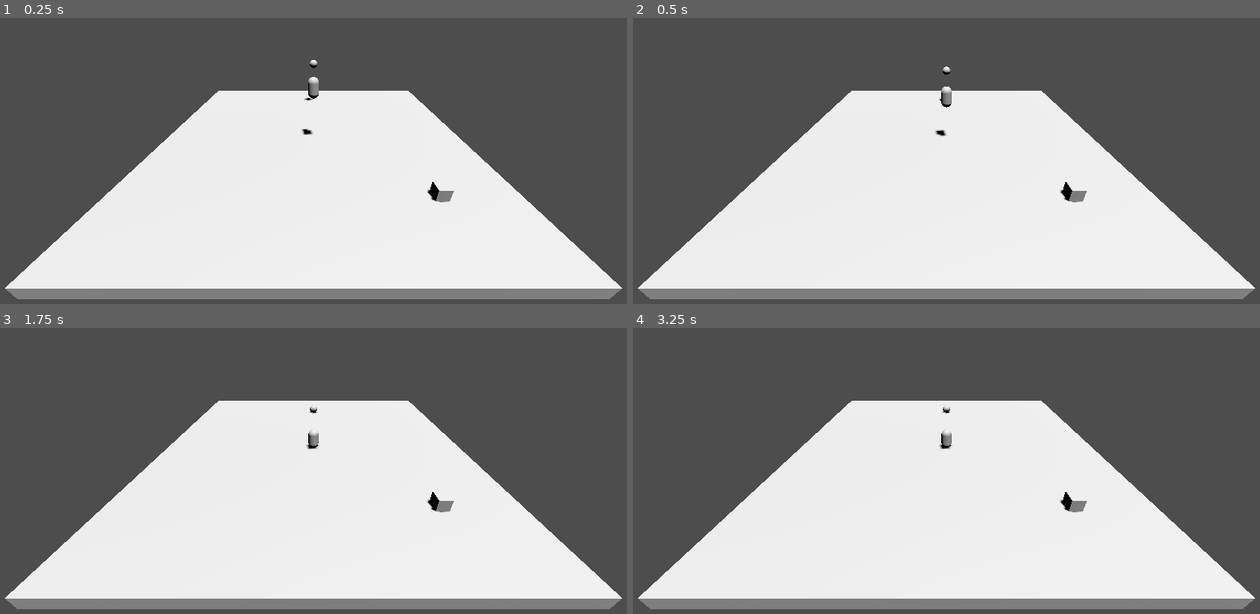
Above: before the commit, frames 1-4 (two rows, left to right).
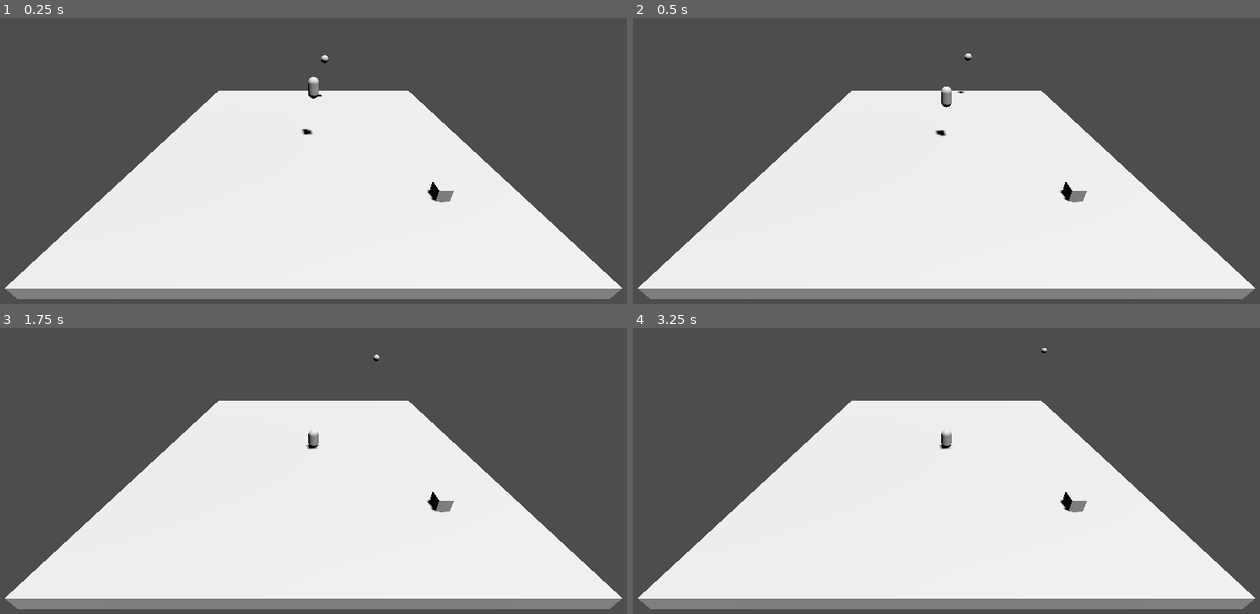
Above: after the commit, the same moments.

Repository: Mxckx9772/dos
Game: Godot game, scene res://main.tscn
Same seed, same stepped clock (60 frames per second), same inputs: the game is played once before the commit and once after it.
Inputs:
- Up to frame 1 (0.25 s): no input
- Up to frame 2 (0.5 s): no input
- Up to frame 3 (1.75 s): tap Enter at 1.25 s
- Up to frame 4 (3.25 s): tap Space at 2 s

The runs differ from the first frame. In frame 1, less than 0.1% of the frame differs, in the area x 48-53%, y 12-29%; in frame 2, less than 0.1%; in frame 3, less than 0.1%; in frame 4, less than 0.1%.

Commit message:
Teacher initial code

Diff:
--- a/environment.gd
+++ b/environment.gd
@@ -3,7 +3,7 @@
 var currentEnvironment: GameEnvironment
 
 func _ready() -> void:
-	GameEnvironment.new()
+	currentEnvironment = GameEnvironment.new()
 
 func getEnvironment() -> GameEnvironment:
 	return currentEnvironment
--- a/main.tscn
+++ b/main.tscn
@@ -1,10 +1,11 @@
-[gd_scene load_steps=6 format=3 uid="uid://bmcapnif4nk2y"]
+[gd_scene load_steps=7 format=3 uid="uid://bmcapnif4nk2y"]
 
 [ext_resource type="Script" path="res://environment.gd" id="1_dedoq"]
 [ext_resource type="PackedScene" uid="uid://0wbuo5g51k3a" path="res://classroom.tscn" id="1_ndxd6"]
 [ext_resource type="PackedScene" uid="uid://mh7eybemsg8x" path="res://kid.tscn" id="1_pegt1"]
 [ext_resource type="PackedScene" uid="uid://bp2igvvldfdq4" path="res://teacher.tscn" id="2_dfl5x"]
 [ext_resource type="PackedScene" uid="uid://coetk3tws4bx3" path="res://candy.tscn" id="4_4a0si"]
+[ext_resource type="Script" path="res://teacher.gd" id="5_u775c"]
 
 [node name="Main" type="Node3D"]
 
@@ -26,6 +27,7 @@
 
 [node name="Teacher" parent="." instance=ExtResource("2_dfl5x")]
 transform = Transform3D(1, 0, 0, 0, 1, 0, 0, 0, 1, 10, 5, 0)
+script = ExtResource("5_u775c")
 
 [node name="Candy" parent="." instance=ExtResource("4_4a0si")]
 transform = Transform3D(1, 0, 0, 0, 1, 0, 0, 0, 1, -8.7139, 0, 9)
--- /dev/null
+++ b/teacher.gd
@@ -0,0 +1,35 @@
+extends Node3D
+
+@export var visionRadius: int = 5
+@export var speed: int = 5
+@export var runSpeed: int = 5
+
+var environment: Node
+
+func _ready() -> void:
+	environment = get_node("../Environment")
+
+# Called every frame. 'delta' is the elapsed time since the previous frame.
+func _process(delta: float) -> void:
+	var currentEnvironment = environment.getEnvironment()
+
+	var kid = findKids(currentEnvironment.kids)
+	translate(Vector3(0.1, 0, 0.1))
+	if kid != null:
+		catchKid(kid)
+	else:
+		followPath()
+
+func findKids(kids: Array[Vector2]):
+	var position2D = Vector2(position.x, position.z)
+	for kid in kids:
+		var distance = position2D.distance_to(kid)
+		if distance < visionRadius:
+			return kid
+	return null
+
+func catchKid(kid: Vector2) -> void:
+	var position2D = Vector2(position.x, position.z)
+
+func followPath() -> void:
+	print("HMMMM")
--- a/teacher.tscn
+++ b/teacher.tscn
@@ -6,7 +6,7 @@
 
 [node name="Teacher" type="Node3D"]
 
-[node name="RigidBody3D" type="RigidBody3D" parent="."]
+[node name="RigidBody3D" type="StaticBody3D" parent="."]
 
 [node name="CollisionShape3D" type="CollisionShape3D" parent="RigidBody3D"]
 shape = SubResource("SphereShape3D_odn1d")
